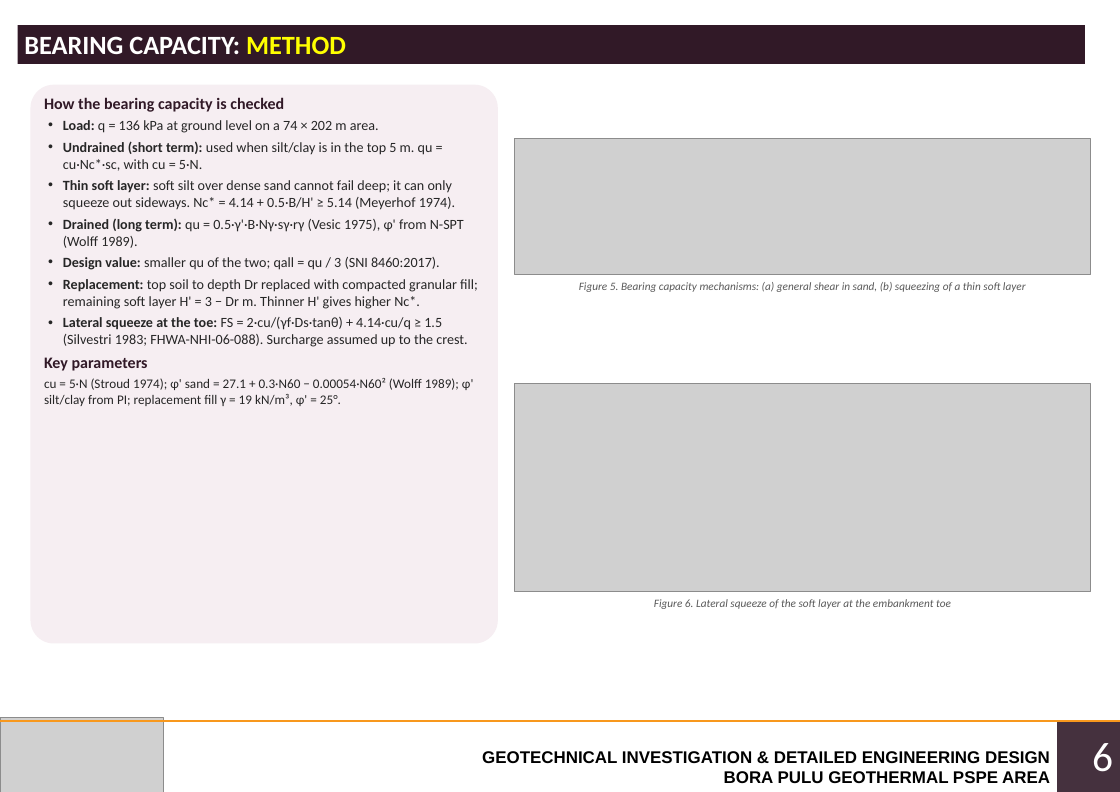
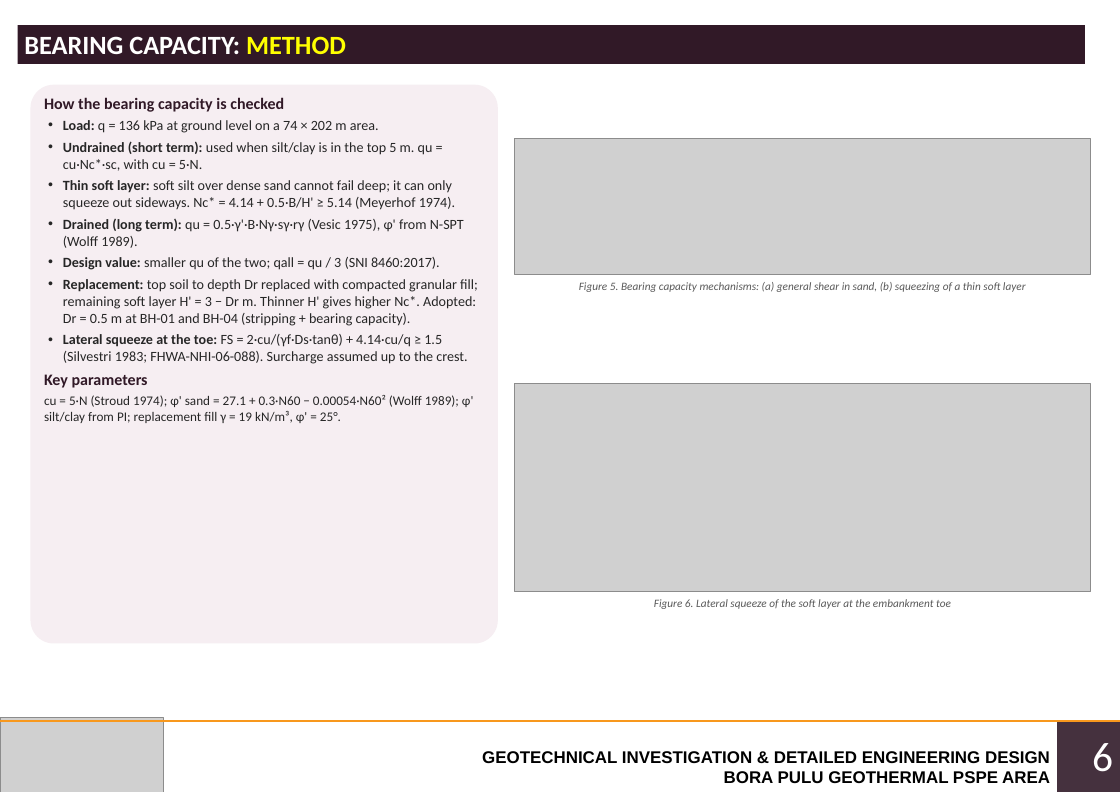
Before and after one commit to dekapeee13/Demooo, a slide deck: slide 6 of deliverables/Bora_Pulu_Geotech_Presentation.pptx. Drawn at 1120x792 pixels with LibreOffice and Linux fonts; fonts in the diff are those of the drawing; grey boxes stand for pictures. Boxes give left, top, right and bottom in pixels: in the first picture for what was removed or moved away, otherwise in the second. Text is boxed around its words. In the diff, an @@ line names an element or a change of style, - is before the commit and + after.

```diff
--- a/deliverables/Bora_Pulu_Geotech_Presentation.pptx
+++ b/deliverables/Bora_Pulu_Geotech_Presentation.pptx
@@ text at [63, 279, 478, 326]: text changed @@
-• Replacement: top soil to depth Dr replaced with compacted granular fill; remaining soft layer H' = 3 − Dr m. Thinner H' gives higher Nc*.
+• Replacement: top soil to depth Dr replaced with compacted granular fill; remaining soft layer H' = 3 − Dr m. Thinner H' gives higher Nc*. Adopted: Dr = 0.5 m at BH-01 and BH-04 (stripping + bearing capacity).
```
Also in this commit, not shown: 5 other slides changed.
